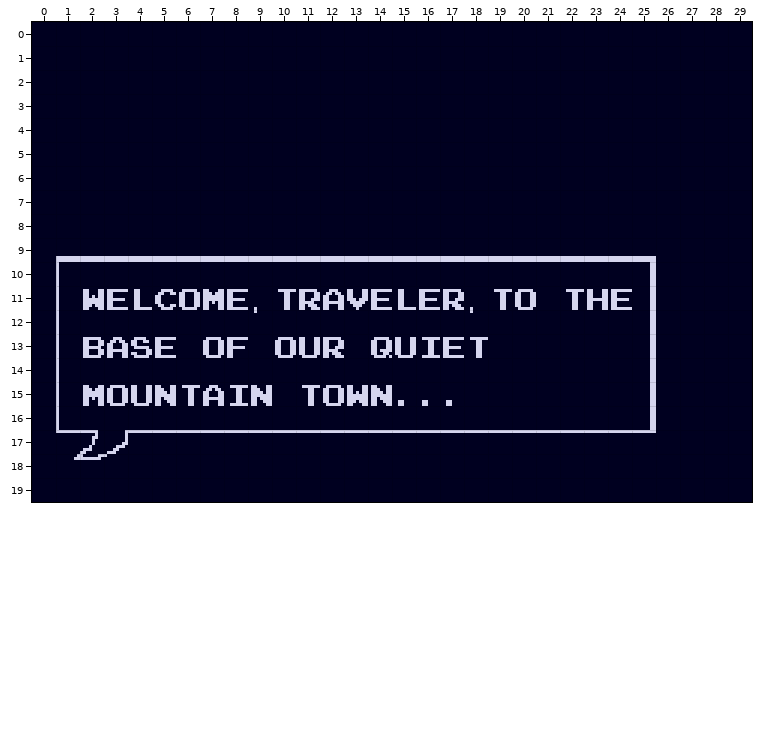
Tiled map -- diaOne.tmx. This is how it looked before the edit.
Cells are 8x8 px. Shown: x 0..29, y 0..19.
After the commit:
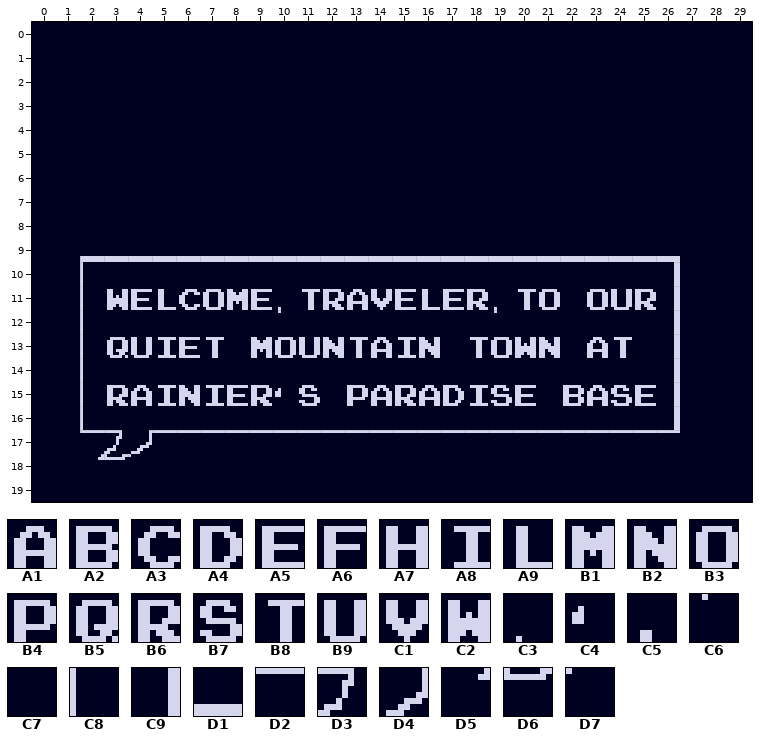
Key: from "dialogueFont": A1 96, A2 97, A3 98, A4 99, A5 100, A6 101, A7 103, A8 104, A9 107, B1 108, B2 128, B3 129, B4 130, B5 131, B6 132, B7 133, B8 134, B9 135, C1 136, C2 137, C3 161, C4 163, C5 165, C6 193, C7 225, C8 227, C9 292, D1 296, D2 357, D3 358, D4 359, D5 389, D6 390, D7 391.
__ is an empty cell, .. an unchanged one.
Log entry: Level one button
Diff:
--- layer "Tile Layer 1"
@@ x 1..26 @@
- 9 D1 .. .. .. .. .. .. .. .. .. .. .. .. .. .. .. .. .. .. .. .. .. .. .. .. C7
-10 C8 C7 .. .. .. .. .. .. .. .. .. .. .. .. .. .. .. .. .. .. .. .. .. .. C9 C7
-11 C8 C2 A5 A9 A3 B3 B1 A5 C3 B8 B6 A1 C1 A5 A9 A5 B6 C3 B8 B3 C7 B8 A7 A5 C9 C7
-12 C8 C7 .. .. .. .. .. .. C6 C7 .. .. .. .. .. .. .. C6 C7 .. .. .. .. .. C9 C7
-13 C8 A2 A1 B7 A5 C7 B3 A6 C7 .. .. B6 C7 B5 B9 A8 A5 .. C7 C7 C7 .. C7 C7 C9 C7
-14 C8 C7 .. .. .. .. .. .. .. .. .. .. .. .. .. .. .. .. .. .. .. .. .. .. C9 C7
-15 C8 B1 B3 B9 B2 B8 A1 A8 B2 C7 B8 B3 C2 B2 C5 C5 C5 C7 C7 C7 .. C7 C7 C7 C9 C7
-16 C8 C7 .. .. .. .. .. .. .. .. .. .. .. .. .. .. .. .. .. .. .. .. .. .. C9 C7
-17 D2 D3 D4 D2 .. .. .. .. .. .. .. .. .. .. .. .. .. .. .. .. .. .. .. .. .. C7
-18 D5 D6 D7 C7 .. .. .. .. .. .. .. .. .. .. .. .. .. .. .. .. .. .. .. .. .. ..
+ 9 C7 .. .. .. .. .. .. .. .. .. .. .. .. .. .. .. .. .. .. .. .. .. .. .. .. D1
+10 C7 C8 .. .. .. .. .. .. .. .. .. .. .. .. .. .. .. .. .. .. .. .. .. .. C7 C9
+11 C7 C8 C2 A5 A9 A3 B3 B1 A5 C3 B8 B6 A1 C1 A5 A9 A5 B6 C3 B8 B3 C7 B3 B9 B6 C9
+12 C7 C8 .. .. .. .. .. .. C7 C6 .. .. .. .. .. .. .. C7 C6 .. .. .. .. .. C7 C9
+13 C7 C8 B5 B9 A8 A5 B8 C7 B1 .. .. B2 B8 A1 A8 B2 C7 .. B3 C2 B2 .. A1 B8 C7 C9
+14 C7 C8 .. .. .. .. .. .. .. .. .. .. .. .. .. .. .. .. .. .. .. .. .. .. C7 C9
+15 C7 C8 B6 A1 A8 B2 A8 A5 B6 C4 B7 C7 B4 A1 B6 A1 A4 A8 B7 A5 .. A2 A1 B7 A5 C9
+16 C7 C8 .. .. .. .. .. .. .. .. .. .. .. .. .. .. .. .. .. .. .. .. .. .. C7 C9
+17 C7 D2 D3 D4 .. .. .. .. .. .. .. .. .. .. .. .. .. .. .. .. .. .. .. .. .. D2
+18 C7 D5 D6 D7 .. .. .. .. .. .. .. .. .. .. .. .. .. .. .. .. .. .. .. .. .. ..
